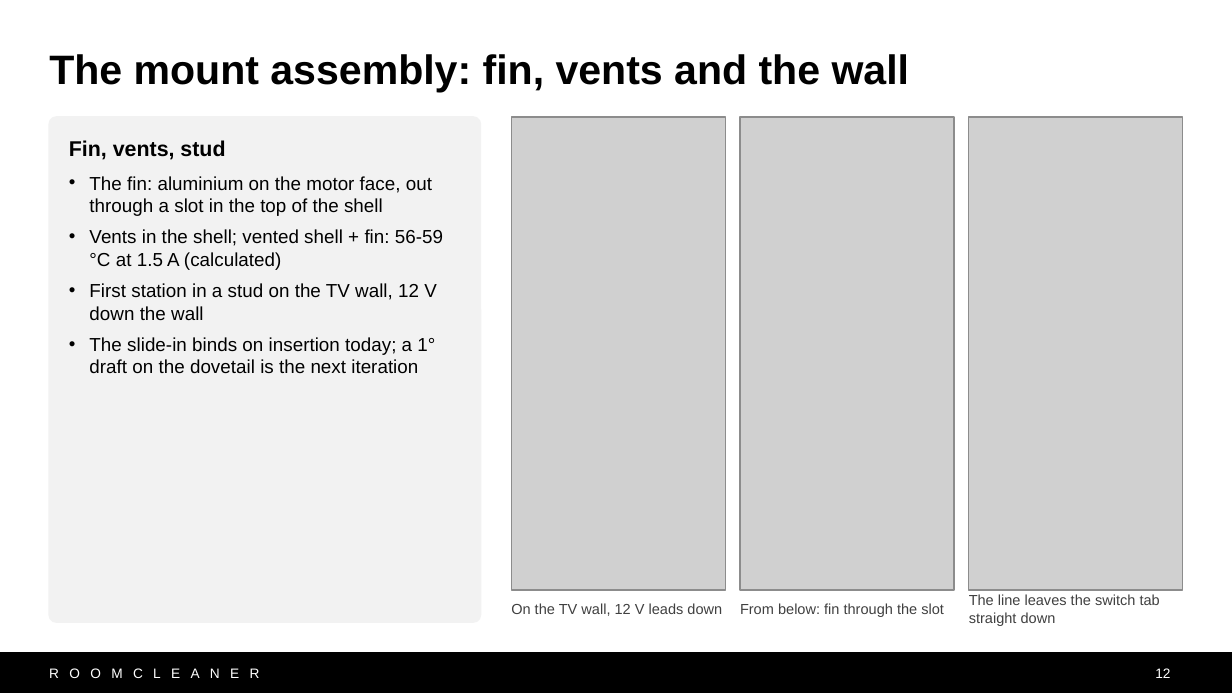
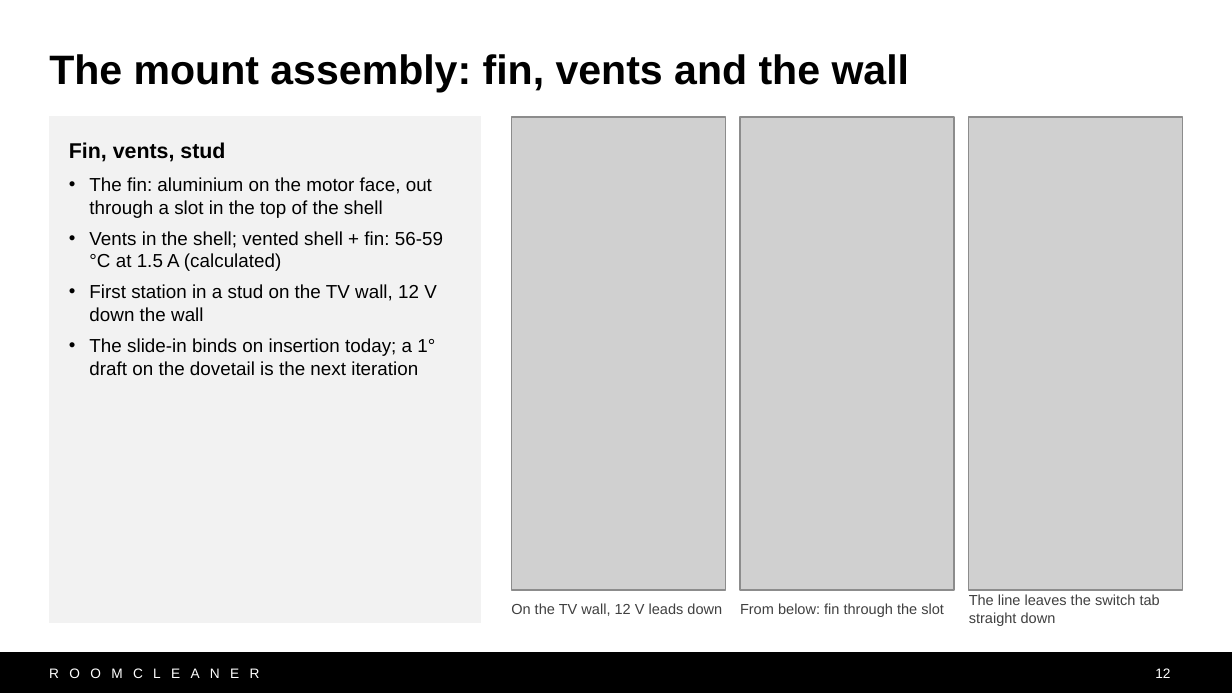
Before and after one commit to Jaspario1199/RoomCleaner, a slide deck: slide 12 of docs/presentation/deck_v10/RoomCleaner_Buntinx_v10.pptx. Drawn at 1232x693 pixels with LibreOffice and Linux fonts; fonts in the diff are those of the drawing; grey boxes stand for pictures. Boxes give left, top, right and bottom in pixels: in the first picture for what was removed or moved away, otherwise in the second. Text is boxed around its words. In the diff, an @@ line names an element or a change of style, - is before the commit and + after.

```diff
--- a/docs/presentation/deck_v10/RoomCleaner_Buntinx_v10.pptx
+++ b/docs/presentation/deck_v10/RoomCleaner_Buntinx_v10.pptx
@@ rectangle "Fin, vents, stud": place and size @@
-rectangle "Fin, vents, stud" at (89,176,443,374)
+rectangle "Fin, vents, stud" at (49,117,480,622)
@@ rectangle "Fin, vents, stud" at (49,117,480,622): fill none to #F2F2F2; outline none to #F2F2F2 0.75 pt @@
@@ rounded rectangle removed at (49,117,480,622) @@
@@ text in rectangle at (69,142,225,162): paragraph added @@
+Fin, vents, stud
@@ text removed at (69,140,225,160) @@
-Fin, vents, stud
```
Also in this commit, not shown: 15 other slides changed, 4 other files.
